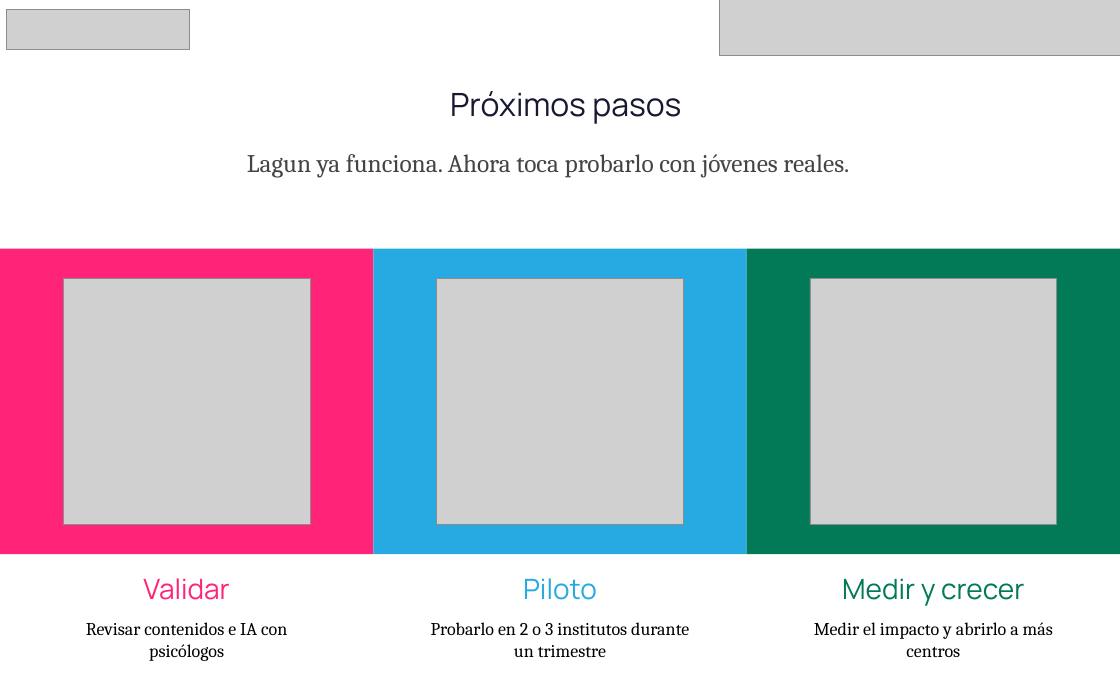
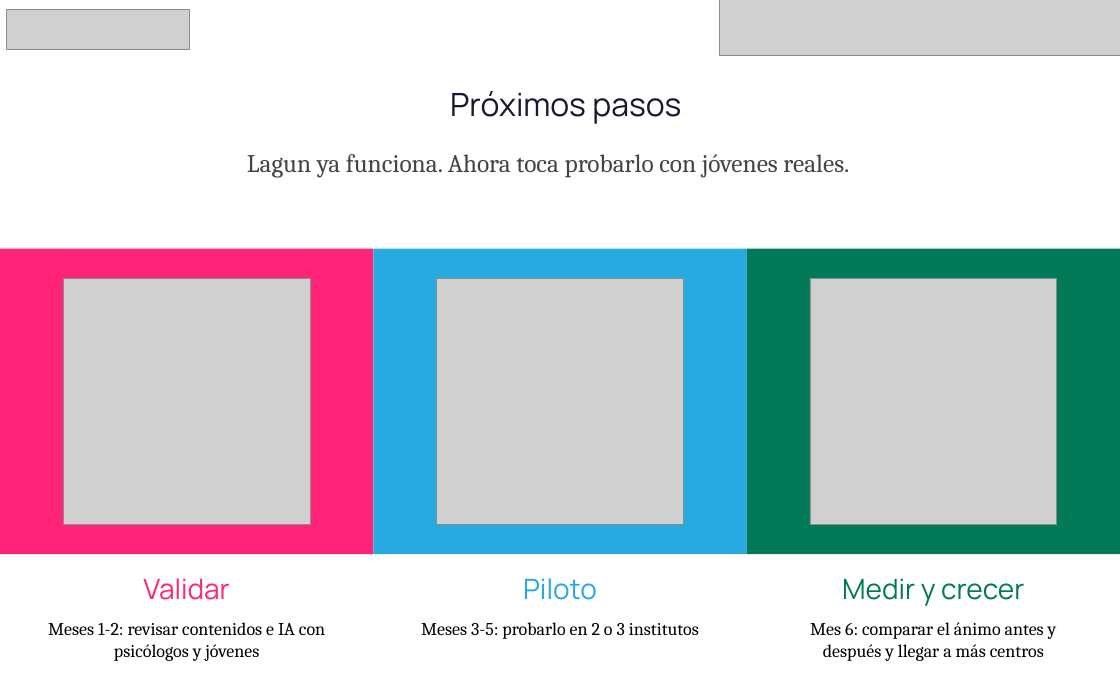
Before and after one commit to pertx1/Lagun, a slide deck: slide 13 of presentacion/Lagun-UNICEF-Lab-Junior.pptx (slide 11 before the commit). Drawn at 1120x700 pixels with LibreOffice and Linux fonts; fonts in the diff are those of the drawing; grey boxes stand for pictures. Boxes give left, top, right and bottom in pixels: in the first picture for what was removed or moved away, otherwise in the second. Text is boxed around its words. In the diff, an @@ line names an element or a change of style, - is before the commit and + after.

```diff
--- a/presentacion/Lagun-UNICEF-Lab-Junior.pptx
+++ b/presentacion/Lagun-UNICEF-Lab-Junior.pptx
@@ text at [48,622,325,661]: text changed @@
-Revisar contenidos e IA con psicólogos
+Meses 1-2: revisar contenidos e IA con psicólogos y jóvenes
@@ text at [421,622,699,639]: text changed @@
-Probarlo en 2 o 3 institutos durante un trimestre
+Meses 3-5: probarlo en 2 o 3 institutos
@@ text at [810,622,1057,661]: text changed @@
-Medir el impacto y abrirlo a más centros
+Mes 6: comparar el ánimo antes y después y llegar a más centros
```
Also in this commit, not shown: 7 other slides changed, 2 slides added.
